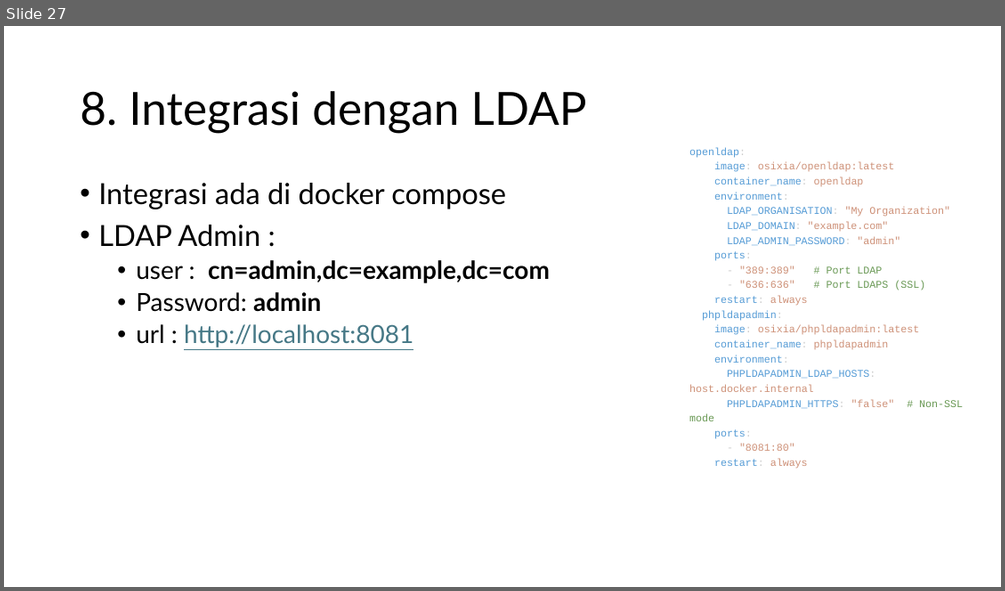
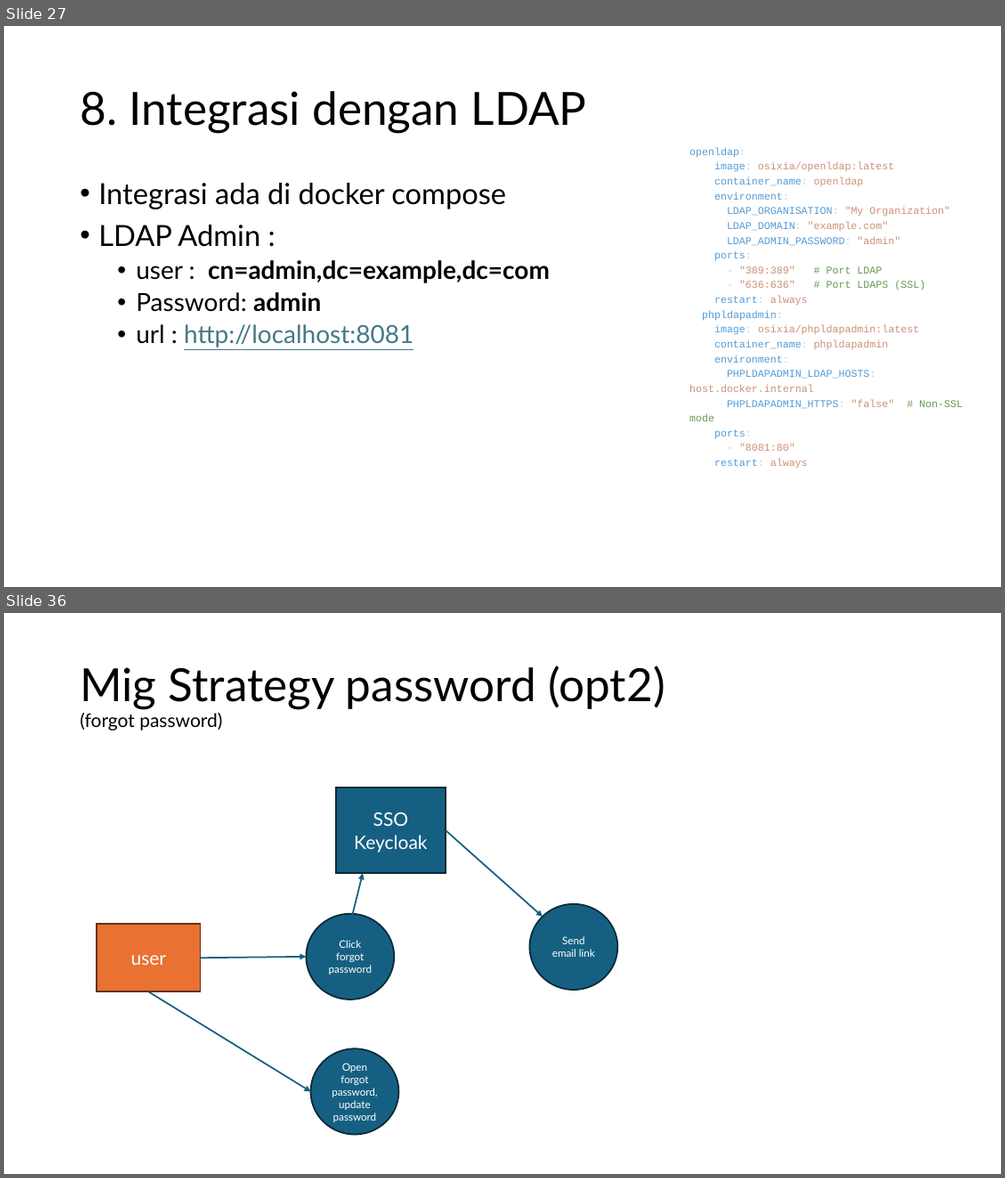
Before and after one commit to koharudin/sso-brin-compose, a slide deck: docs/sso.pptx. Shown one above the other, each under a label of ours: slide 27 before the commit, slides 27 and 36 after it; the slides between them are not shown. The pictures are 1005x591 and 1005x1178 pixels, drawn with LibreOffice and Linux fonts; fonts in the diff are those of the drawing. Boxes give left, top, right and bottom in pixels: in the first picture for what was removed or moved away, otherwise in the second. Text is boxed around its words. In the diff, an @@ line names an element or a change of style, - is before the commit and + after.

```diff
--- a/docs/sso.pptx
+++ b/docs/sso.pptx
@@ slide 36 added at box(4, 613, 1001, 1174), background #FFFFFF @@
@@ title added at box(80, 666, 665, 730), 44 pt, text #000000 @@
+Mig Strategy password (opt2)
+(forgot password)
@@ rectangle added at box(336, 787, 446, 873), fill #156082, outline #092A39 1.5 pt, 18 pt, text #FFFFFF @@
+SSO Keycloak
@@ arrow added from (446, 831) to (542, 916), #156082 1.5 pt @@
@@ arrow added from (347, 938) to (363, 873), #156082 1.5 pt @@
@@ ellipse added at box(530, 904, 618, 989), fill #156082, outline #092A39 1.5 pt, 10 pt, text #FFFFFF @@
+Send email link
@@ rectangle added at box(97, 925, 201, 992), fill #E97132, outline #663216 1.5 pt, 18 pt, text #FFFFFF @@
+user
@@ ellipse added at box(306, 914, 395, 999), fill #156082, outline #092A39 1.5 pt, 10 pt, text #FFFFFF @@
+Click forgot password
@@ arrow added from (201, 957) to (306, 957), #156082 1.5 pt @@
@@ arrow added from (148, 991) to (310, 1092), #156082 1.5 pt @@
@@ ellipse added at box(310, 1049, 399, 1135), fill #156082, outline #092A39 1.5 pt, 10 pt, text #FFFFFF @@
+Open forgot password, update password
```
Also in this commit, not shown: 15 other slides added.
